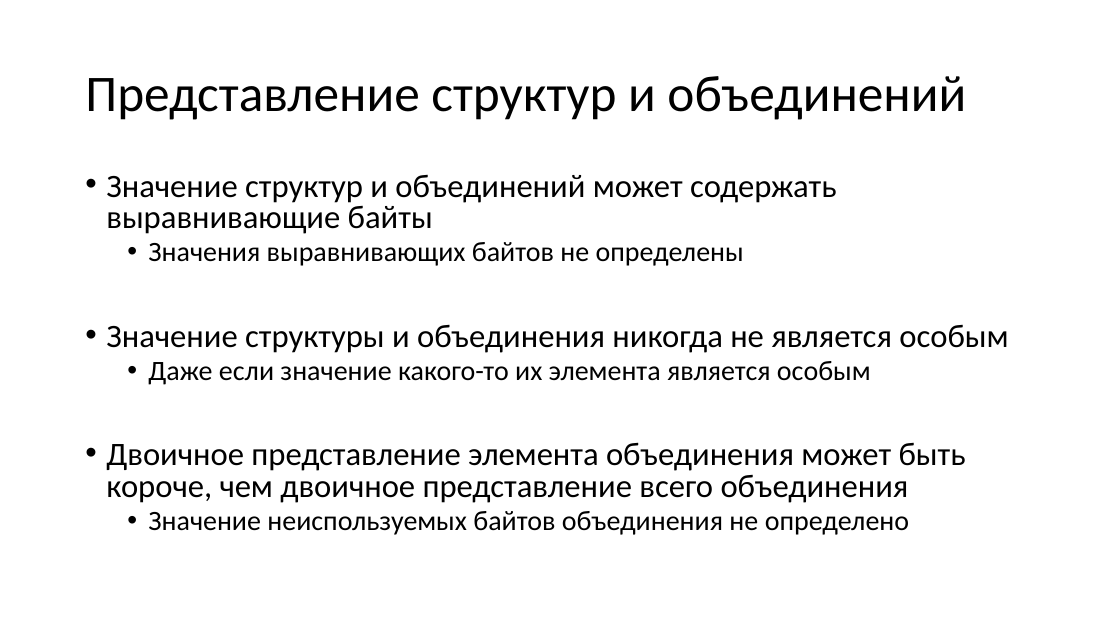
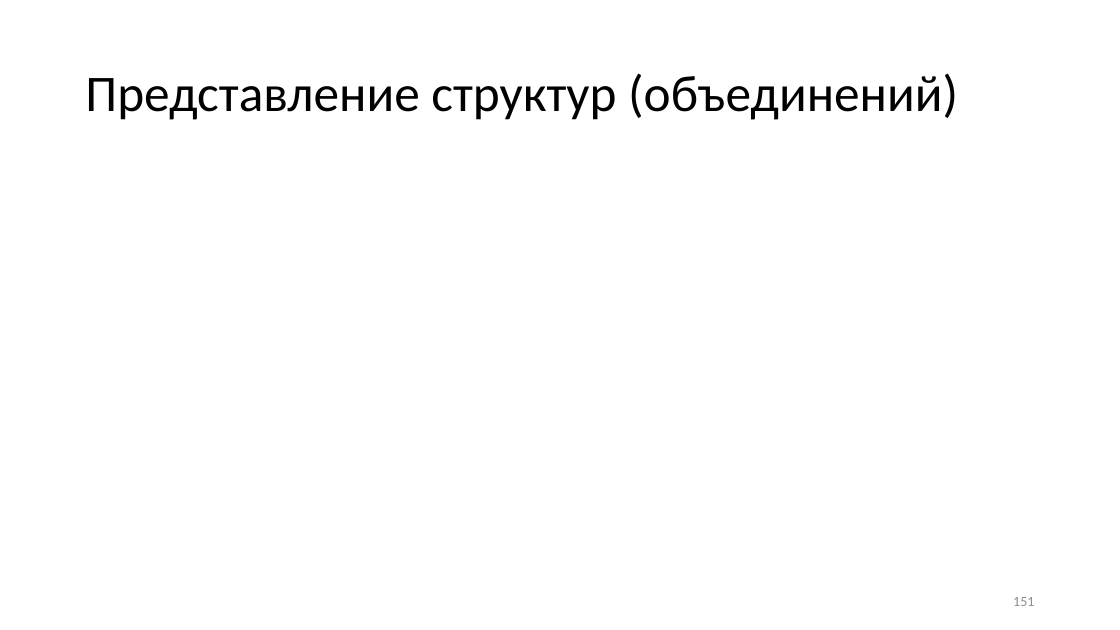
Before and after one commit to Evgueni-Petrov-aka-espetrov/Algorithms-and-Programming-in-C-pptx, a slide deck: slide 151 of 03.5 Типы языка С.pptx (slide 19 before the commit). Drawn at 1120x630 pixels with LibreOffice and Linux fonts; fonts in the diff are those of the drawing. Boxes give left, top, right and bottom in pixels: in the first picture for what was removed or moved away, otherwise in the second. Text is boxed around its words. In the diff, an @@ line names an element or a change of style, - is before the commit and + after.

```diff
--- a/03.5 Типы языка С.pptx
+++ b/03.5 Типы языка С.pptx
@@ title at bbox=[85, 73, 958, 120]: text changed @@
-Представление структур и объединений
+Представление структур (объединений)
@@ text removed at bbox=[106, 175, 1008, 535] @@
-• Значение структур и объединений может содержать выравнивающие байты
-  • Значения выравнивающих байтов не определены
-• Значение структуры и объединения никогда не является особым
-  • Даже если значение какого-то их элемента является особым
-• Двоичное представление элемента объединения может быть короче, чем двоичное представление всего объединения
-  • Значение неиспользуемых байтов объединения не определено
@@ page number added at bbox=[1013, 597, 1034, 606], 12 pt, text #8C8C8C @@
+151
```
Also in this commit, not shown: 14 other slides changed, 142 slides added, 13 slides removed.
